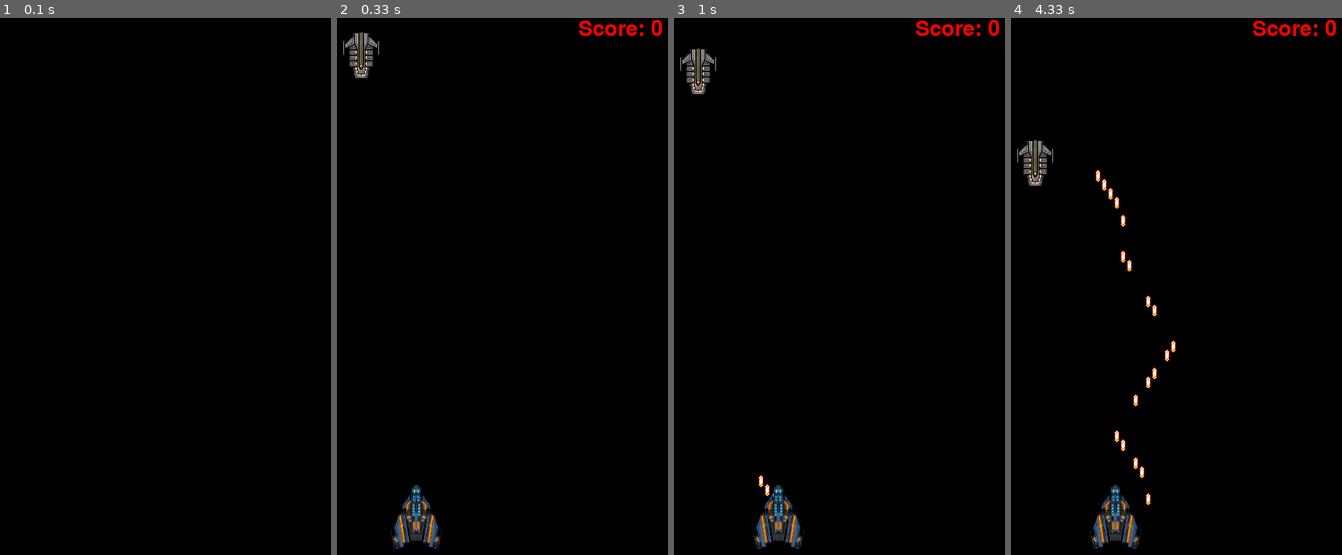
Above: before the commit, frames 1-4 (left to right).
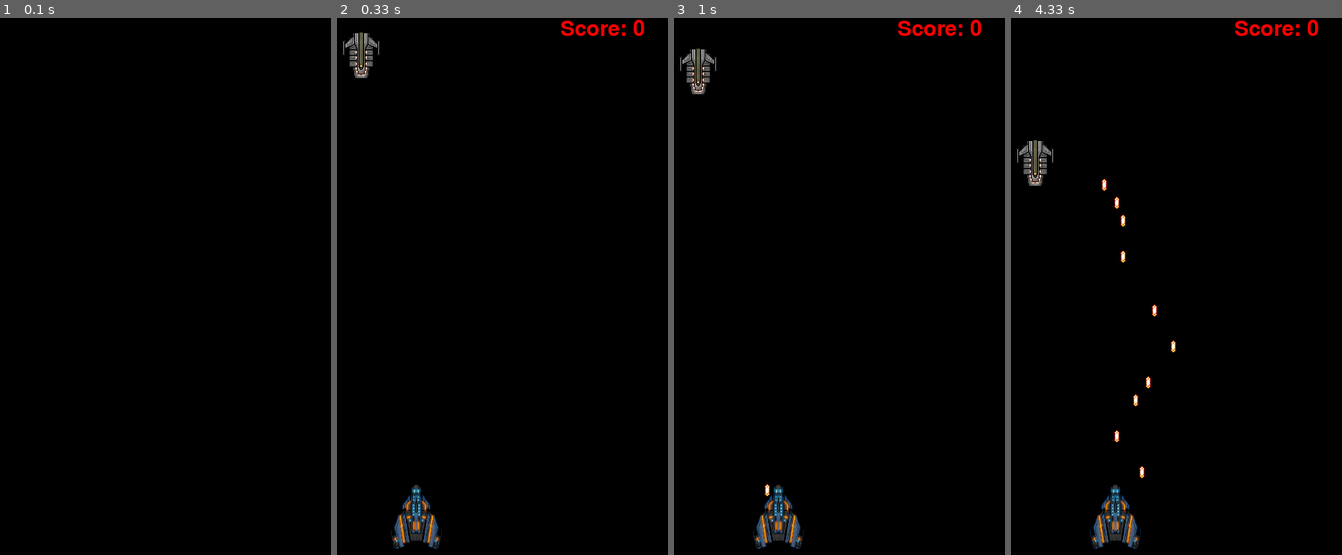
Above: after the commit, the same moments.

Repository: rsimm0711/Galaga-Pygame
Game: pygame game, started from first-game/firstPygame.py
Two runs of this game, one before a commit and one after it. Both use one fixed random seed, a clock stepped at 60 frames per second and the inputs below.
Inputs:
- Up to frame 1 (0.1 s): no input
- Up to frame 2 (0.33 s): no input
- Up to frame 3 (1 s): hold Space 0.33-0.8 s; hold Right 0.33-0.8 s; tap Space at 0.83 s
- Up to frame 4 (4.33 s): hold Right 1.23-1.7 s; tap Space at 1.3, 1.8, 2.3, 2.6, 2.87, 3.3, 3.6, 3.97 s; hold Right 1.73-2.2 s; hold Left 2.23-2.77 s; hold Left 2.8-3.2 s; hold Right 3.23-3.87 s; hold Left from 3.9 s (still down)

Frame 1 is identical in both runs. In frame 2, 0.5% of the frame differs, in the area x 67-99%, y 0-4%; in frame 3, 0.5%; in frame 4, 0.8%, in the area x 25-99%, y 0-91%.

Commit message:
Update firstPygame.py
added bullet cooldown and adjusted score positioning

Diff:
--- a/first-game/firstPygame.py
+++ b/first-game/firstPygame.py
@@ -65,29 +65,30 @@
         bullet.draw(win)
 
     spaceship.draw(win)
-    for foe in foes:
-        foe.draw(win)
+    for e in enemies:
+        e.draw(win)
 
     text = font.render('Score: ' + str(score), True, (255, 0, 0))
-    win.blit(text, (screenWidth - 120, 0))
+    win.blit(text, (screenWidth - 140, 0))
 
     pygame.display.update()
 
 # main loop
 spaceship = player(screenWidth/2 - 85/2, screenHeight - 85, 85, 85)
-foes = []
+enemies = []
 bullets = []
 enemyCounter = 50
 newEnemyTime = 50
 run = True
 score = 0
 font = pygame.font.Font('freesansbold.ttf', 24)
+bulletCooldown = 0
 
 while run:
     pygame.time.delay(100)
 
     if enemyCounter == newEnemyTime:
-        foes.append(enemy(random.randint(0, screenWidth - 64), 0, 64, 64))
+        enemies.append(enemy(random.randint(0, screenWidth - 64), 0, 64, 64))
         enemyCounter = 0
     else:
         enemyCounter += 1
@@ -98,11 +99,11 @@
 
 
     for bullet in bullets:
-        for f in foes:
-            if bullet.x > f.hitbox[0] and bullet.x < (f.hitbox[0] + f.hitbox[2]):
-                if bullet.y > f.hitbox[1] and bullet.y < (f.hitbox[1] + f.hitbox[3]):
+        for e in enemies:
+            if bullet.x > e.hitbox[0] and bullet.x < (e.hitbox[0] + e.hitbox[2]):
+                if bullet.y > e.hitbox[1] and bullet.y < (e.hitbox[1] + e.hitbox[3]):
                     bullets.pop(bullets.index(bullet))
-                    foes.pop(foes.index(f))
+                    enemies.pop(enemies.index(e))
                     score += 5
 
         if bullet.y > 0 and bullet.y < screenHeight:
@@ -113,8 +114,11 @@
 
     keys = pygame.key.get_pressed()
 
-    if keys[pygame.K_SPACE]:
+    if keys[pygame.K_SPACE] and bulletCooldown == 0:
         bullets.append(projectile(int(spaceship.x + spaceship.width/2), int(spaceship.y + spaceship.height/2)))
+        bulletCooldown += 1
+    else:
+        bulletCooldown += 1
 
     if keys[pygame.K_LEFT] and spaceship.x > spaceship.vel:
         spaceship.x -= spaceship.vel
@@ -125,12 +129,16 @@
 
     redrawWin()
 
-    for f in foes:
-        if f.y < screenHeight - f.height:
-            f.y += f.vel
+    for e in enemies:
+        if e.y < screenHeight - e.height:
+            e.y += e.vel
         else:
             print('GAME OVER. Your final score is:' + str(score))
             run = False
 
+    if bulletCooldown == 2:
+        bulletCooldown = 0
+
+
 
 pygame.quit()
